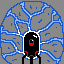
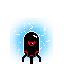
Layers edited between the first and the second 64px x 64px image:
hid "Hue/Saturation 1 copy" over (0, 1, 64, 64)
added layer "Layer 0 copy" above "Layer 0" over (22, 32, 41, 64)
painted on "Layer 0" over (28, 39, 35, 45)
added layer "Layer 12" above "Layer 9 copy 2" over (14, 23, 50, 55)
added layer "Layer 9" above "Layer 8" over (10, 18, 53, 61)
hid "Layer 8" over (0, 0, 64, 64)
